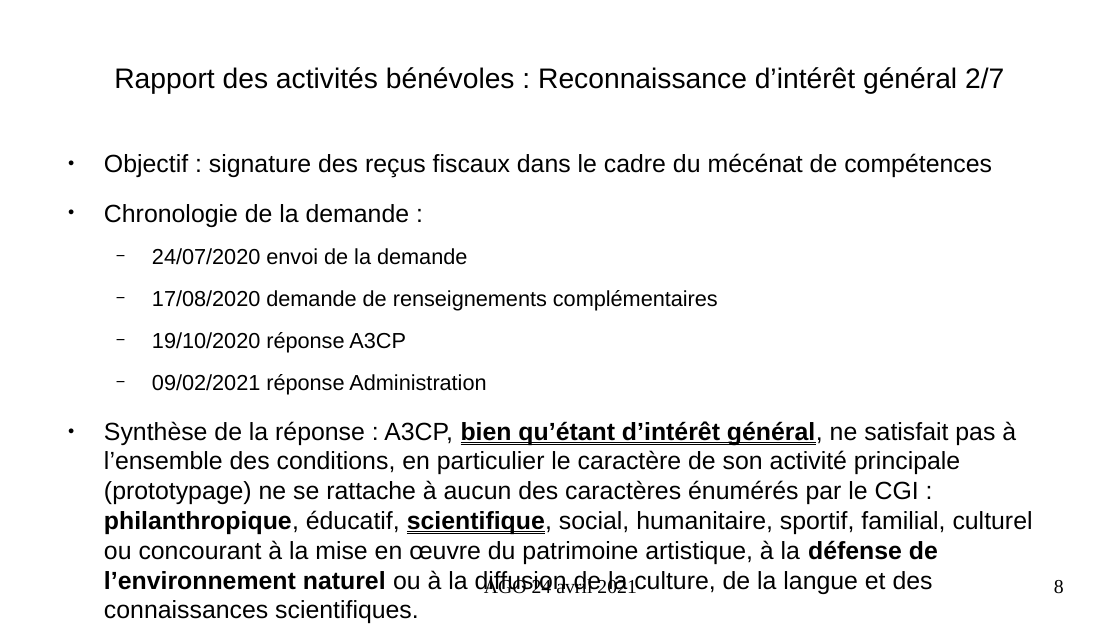
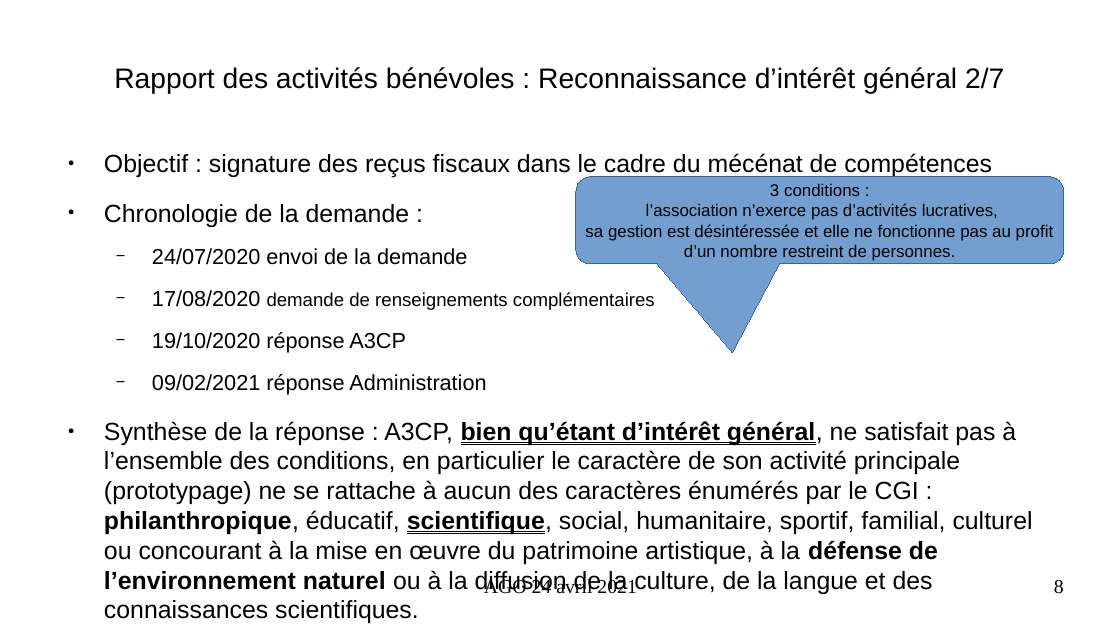
Before and after one commit to AIREL46/SCAO, a slide deck: slide 8 of association/2021/presentation-ago-24-avril-2021.odp. Drawn at 1120x630 pixels with LibreOffice and Linux fonts; fonts in the diff are those of the drawing. Boxes give left, top, right and bottom in pixels: in the first picture for what was removed or moved away, otherwise in the second. Text is boxed around its words. In the diff, an @@ line names an element or a change of style, - is before the commit and + after.

```diff
--- a/association/2021/presentation-ago-24-avril-2021.odp
+++ b/association/2021/presentation-ago-24-avril-2021.odp
@@ rounded speech box added at (576,177,1064,264), fill #729FCF, outline #3465A4 0 pt, 12 pt, text #000000 @@
+3 conditions :
+l’association n’exerce pas d’activités lucratives,
+sa gestion est désintéressée et elle ne fonctionne pas au profit
+d’un nombre restreint de personnes.
@@ text at (152,290,655,310): size 15.4 to 13.2 pt in "demande de renseignements complémentaires" @@
```
Also in this commit, not shown: 8 other files.
